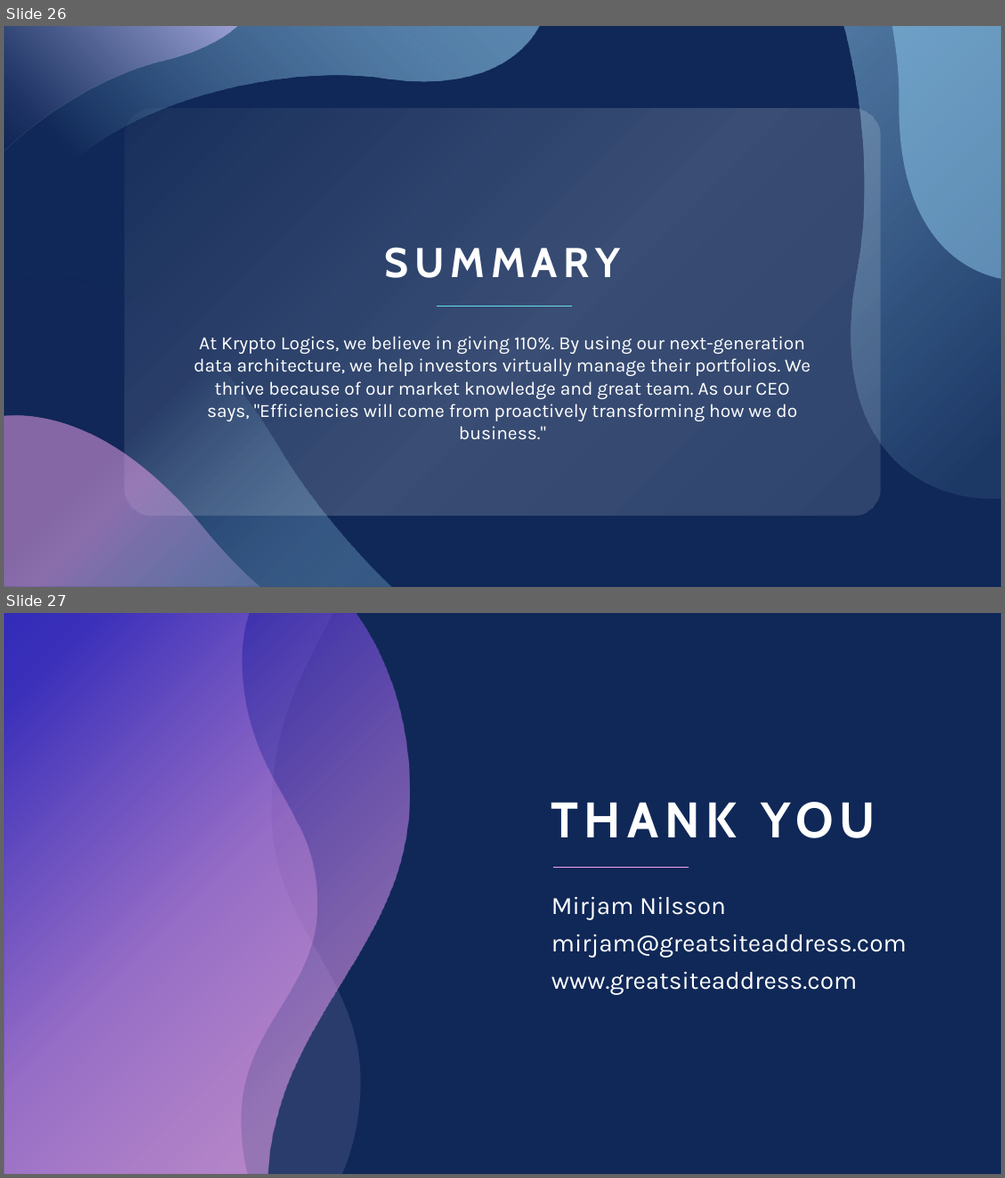
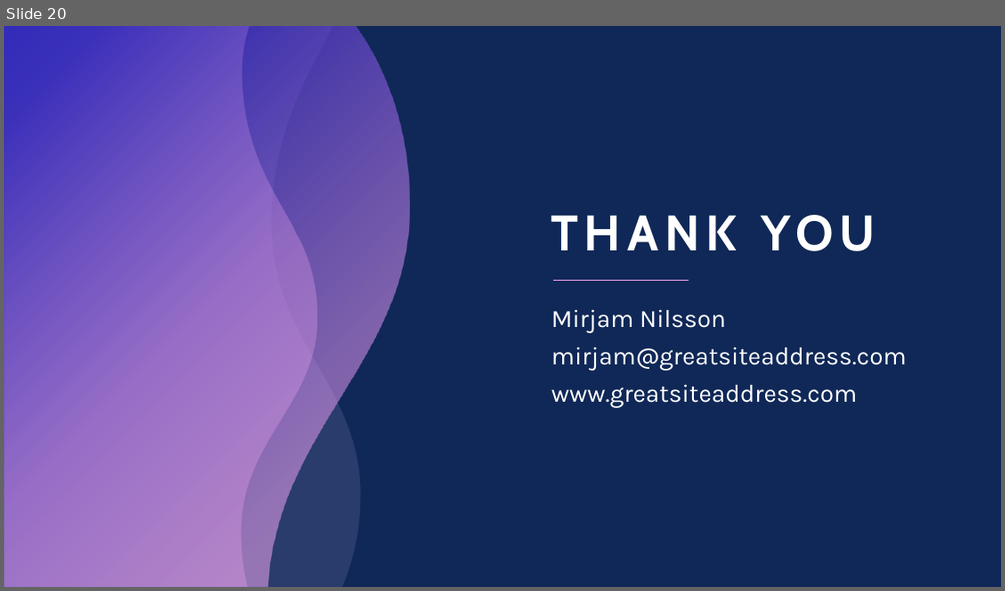
Before and after one commit to vigneshk01/Lead-Scoring-Case-Study, a slide deck: Lead Scoring Case Study.pptx. Shown one above the other, each under a label of ours: slides 26 and 27 before the commit, slide 20 after it. The pictures are 1005x1178 and 1005x591 pixels, drawn with LibreOffice and Linux fonts; fonts in the diff are those of the drawing. Boxes give left, top, right and bottom in pixels: in the first picture for what was removed or moved away, otherwise in the second. Text is boxed around its words. In the diff, an @@ line names an element or a change of style, - is before the commit and + after.

```diff
--- a/Lead Scoring Case Study.pptx
+++ b/Lead Scoring Case Study.pptx
@@ slide 26 removed at [4,26,1001,587], background #102857 @@
@@ freeform shape removed at [4,26,540,281] @@
@@ freeform shape removed at [4,26,238,151] @@
@@ freeform shape removed at [844,26,1001,498] @@
@@ freeform shape removed at [892,26,1001,279] @@
@@ rounded rectangle removed at [124,108,881,515] @@
@@ title removed at [384,247,620,278] @@
-SUMMARY
@@ freeform shape removed at [4,278,392,587] @@
@@ line removed from (572, 306) to (437, 306) @@
@@ subtitle removed at [194,336,810,421] @@
-At Krypto Logics, we believe in giving 110%. By using our next-generation data architecture, we help investors virtually manage their portfolios. We thrive because of our market knowledge and great team. As our CEO says, "Efficiencies will come from proactively transforming how we do business."
@@ freeform shape removed at [4,416,259,587] @@
@@ what was slide 27 is now slide 20 @@
```
Also in this commit, not shown: 6 slides changed, 4 slides added, 10 other slides removed.
